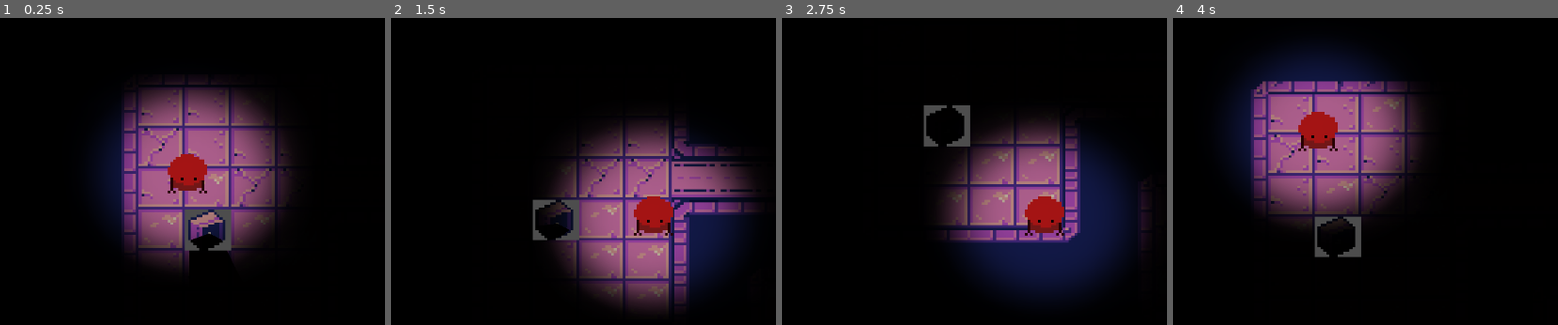
Above: before the commit, frames 1-4 (left to right).
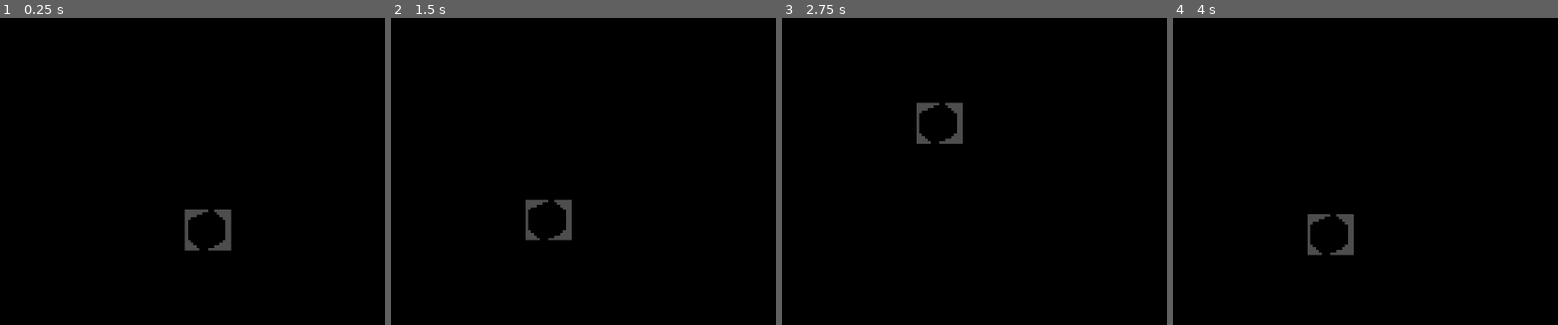
Above: after the commit, the same moments.

Repository: StudioXPEtudiant/23-24.FR.M.S4_A_Simple_Game
Game: Godot game, scene res://Scenes/TEST_level01.tscn
Same seed, same stepped clock (60 frames per second), same inputs: the game is played once before the commit and once after it.
Inputs:
- Up to frame 1 (0.25 s): no input
- Up to frame 2 (1.5 s): tap Enter at 0.5 s; hold D (move_right) 0.53-1.28 s; hold S (move_down) from 1.28 s (still down)
- Up to frame 3 (2.75 s): release S (move_down) at 2.03 s; hold D (move_right) from 2.03 s (still down)
- Up to frame 4 (4 s): tap Space at 2.75 s; release D (move_right) at 2.78 s; hold W (move_up) 2.78-3.53 s; hold A (move_left) from 3.53 s (still down)

The runs differ from the first frame. In frame 1, 23% of the frame differs, in the area x 24-76%, y 20-82%; in frame 2, 24%, in the area x 34-96%, y 33-96%; in frame 3, 23%; in frame 4, 23%.

Commit message:
Ajustement de la source de lumiere du personnage

Diff:
--- a/Scenes/player.tscn
+++ b/Scenes/player.tscn
@@ -1,12 +1,11 @@
-[gd_scene load_steps=8 format=3 uid="uid://cmf86jb278nla"]
+[gd_scene load_steps=7 format=3 uid="uid://cmf86jb278nla"]
 
 [ext_resource type="Script" path="res://Scripts/player.gd" id="1_iynr0"]
 [ext_resource type="Texture2D" uid="uid://dyowum81pgs1c" path="res://Imports/TinyRanch_Characters.png" id="1_w78h2"]
-[ext_resource type="Texture2D" path="res://Imports/MiniPersoDeTest.png" id="3_ythve"]
-[ext_resource type="Texture2D" uid="uid://meor5yiepy8c" path="res://Imports/light.png" id="4_cbwqj"]
+[ext_resource type="Texture2D" uid="uid://cdupva2lwtt0o" path="res://Imports/MiniPersoDeTest.png" id="3_1slrq"]
 
 [sub_resource type="RectangleShape2D" id="RectangleShape2D_ih1tb"]
-size = Vector2(13.8571, 11.5714)
+size = Vector2(7.14286, 8.28572)
 
 [sub_resource type="AtlasTexture" id="AtlasTexture_41kjn"]
 atlas = ExtResource("1_w78h2")
@@ -30,8 +29,7 @@
 script = ExtResource("1_iynr0")
 
 [node name="CollisionShape2D" type="CollisionShape2D" parent="."]
-position = Vector2(-0.5, -0.785714)
-scale = Vector2(1, 1)
+position = Vector2(1.02179e-07, 2.21389e-07)
 shape = SubResource("RectangleShape2D_ih1tb")
 
 [node name="AnimatedSprite2D" type="AnimatedSprite2D" parent="."]
@@ -51,10 +49,4 @@
 
 [node name="Sprite2D" type="Sprite2D" parent="."]
 texture_filter = 1
-texture = ExtResource("3_ythve")
-
-[node name="PointLight2D" type="PointLight2D" parent="."]
-scale = Vector2(0.307043, 0.2819)
-energy = 200.0
-shadow_enabled = true
-texture = ExtResource("4_cbwqj")
+texture = ExtResource("3_1slrq")
